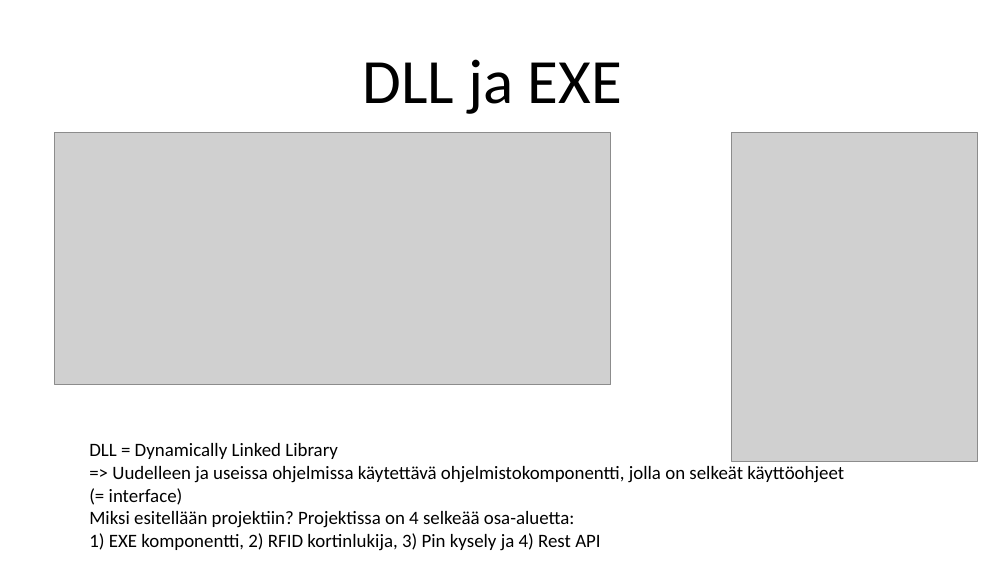
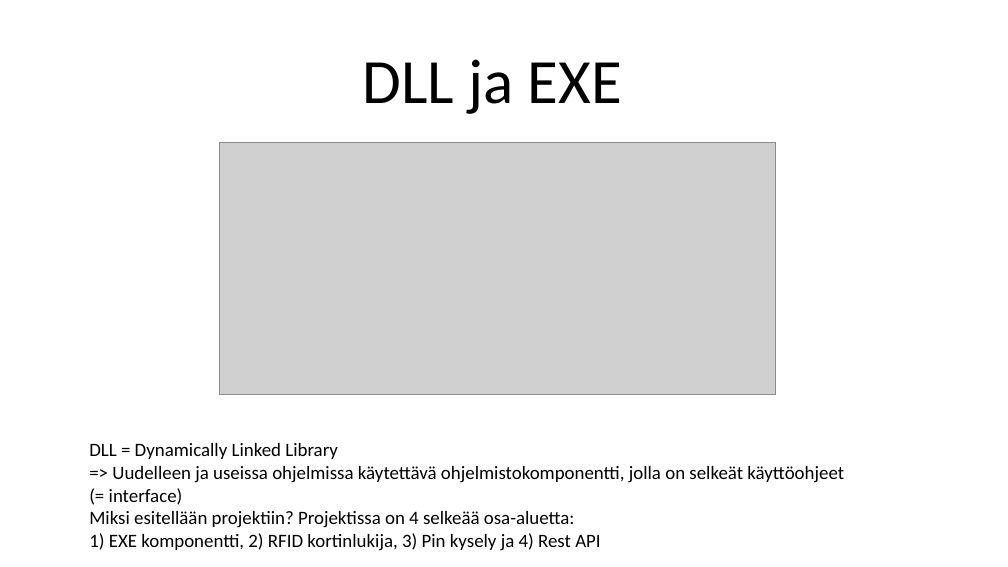
Before and after one commit to kajyrkka/Olio-kevat2025, a slide deck: slide 2 of QtOsa2/dll_exe_kevat2025.pptx. Drawn at 1008x567 pixels with LibreOffice and Linux fonts; fonts in the diff are those of the drawing; grey boxes stand for pictures. Boxes give left, top, right and bottom in pixels: in the first picture for what was removed or moved away, otherwise in the second. Text is boxed around its words. In the diff, an @@ line names an element or a change of style, - is before the commit and + after.

```diff
--- a/QtOsa2/dll_exe_kevat2025.pptx
+++ b/QtOsa2/dll_exe_kevat2025.pptx
@@ picture: place and size @@
-picture at (55,133,611,385)
+picture at (219,142,775,394)
@@ picture removed at (731,133,977,461) @@
```
Also in this commit, not shown: 1 other slide changed, 2 slides added, 3 slides removed, 2 other files.
